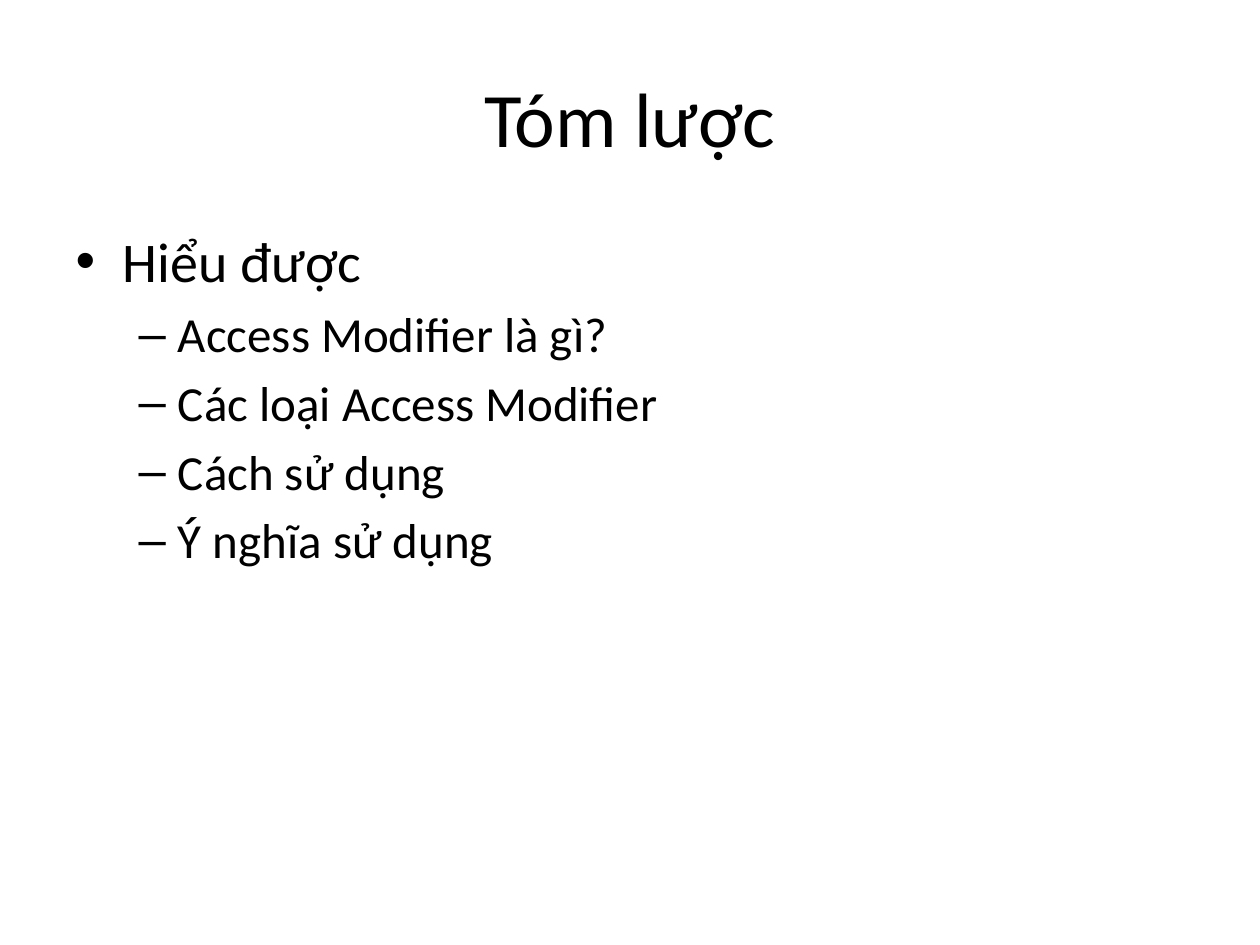
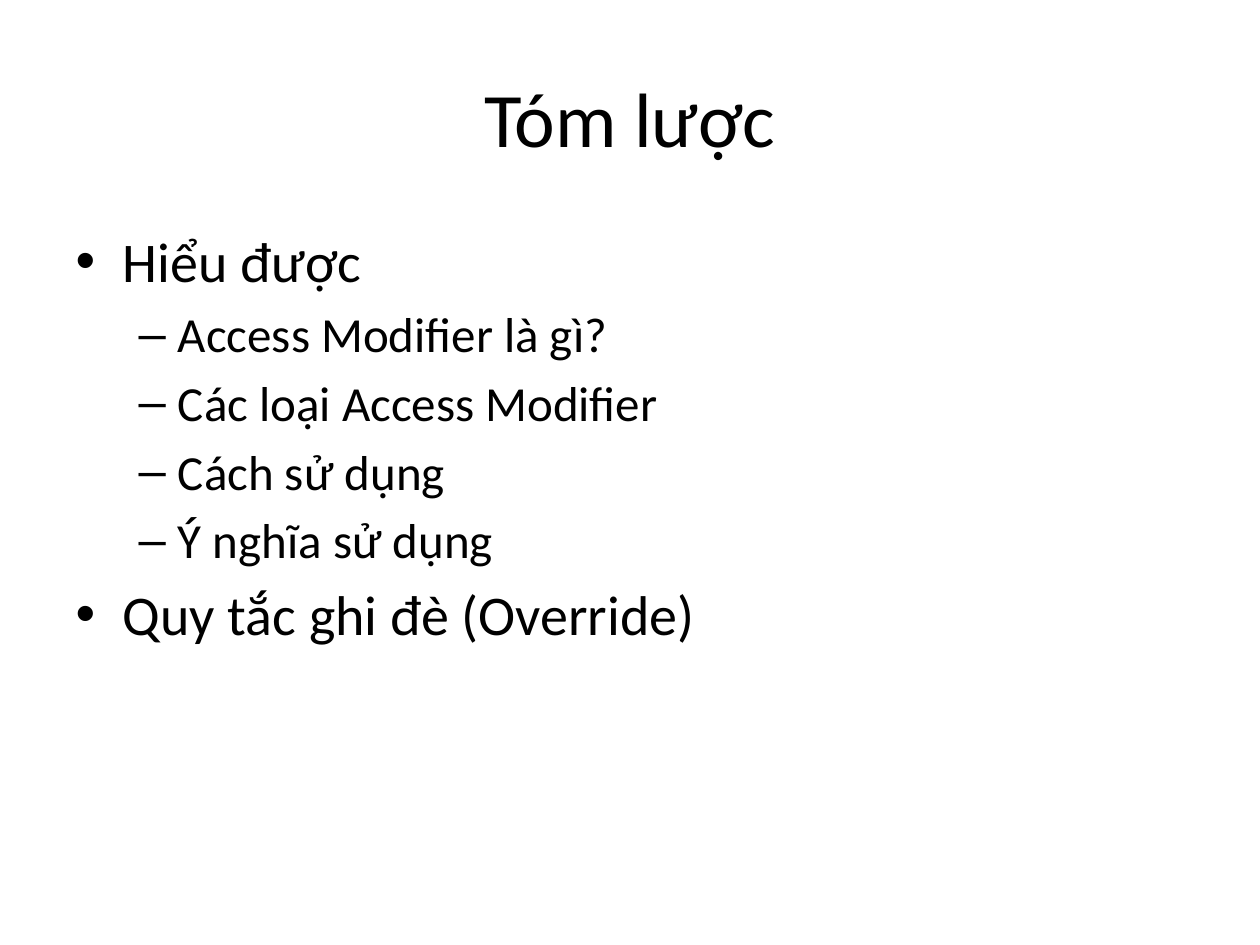
Before and after one commit to phithanh97cs/T3H, a slide deck: slide 15 of 3. Back-end/1. JavaCore/3-2. Access Modifier trong java.pptx (slide 12 before the commit). Drawn at 1260x945 pixels with LibreOffice and Linux fonts; fonts in the diff are those of the drawing. Boxes give left, top, right and bottom in pixels: in the first picture for what was removed or moved away, otherwise in the second. Text is boxed around its words. In the diff, an @@ line names an element or a change of style, - is before the commit and + after.

```diff
--- a/3. Back-end/1. JavaCore/3-2. Access Modifier trong java.pptx
+++ b/3. Back-end/1. JavaCore/3-2. Access Modifier trong java.pptx
@@ text at <box>123,590,695,645</box>: paragraph added @@
+• Quy tắc ghi đè (Override)
```
Also in this commit, not shown: 1 other slide changed, 3 slides added.
